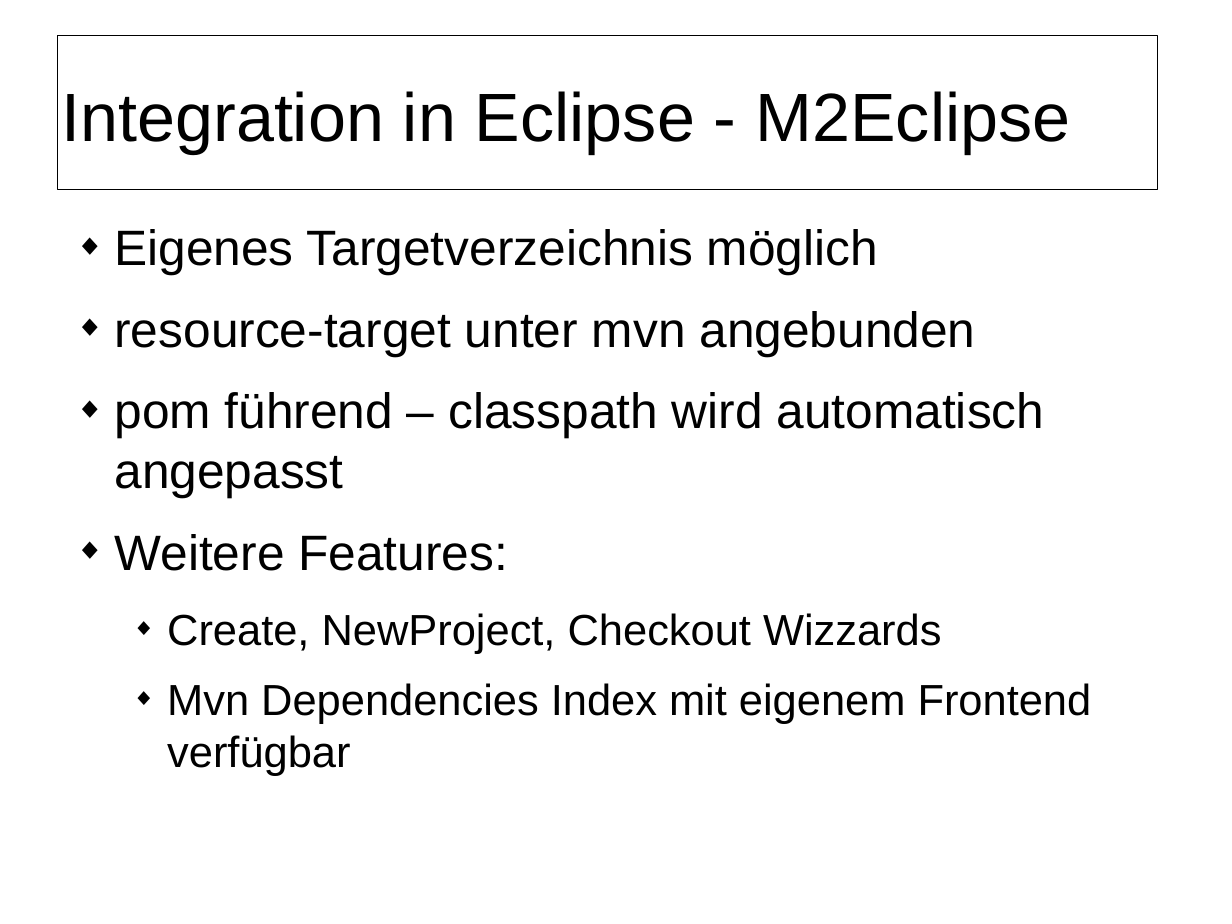
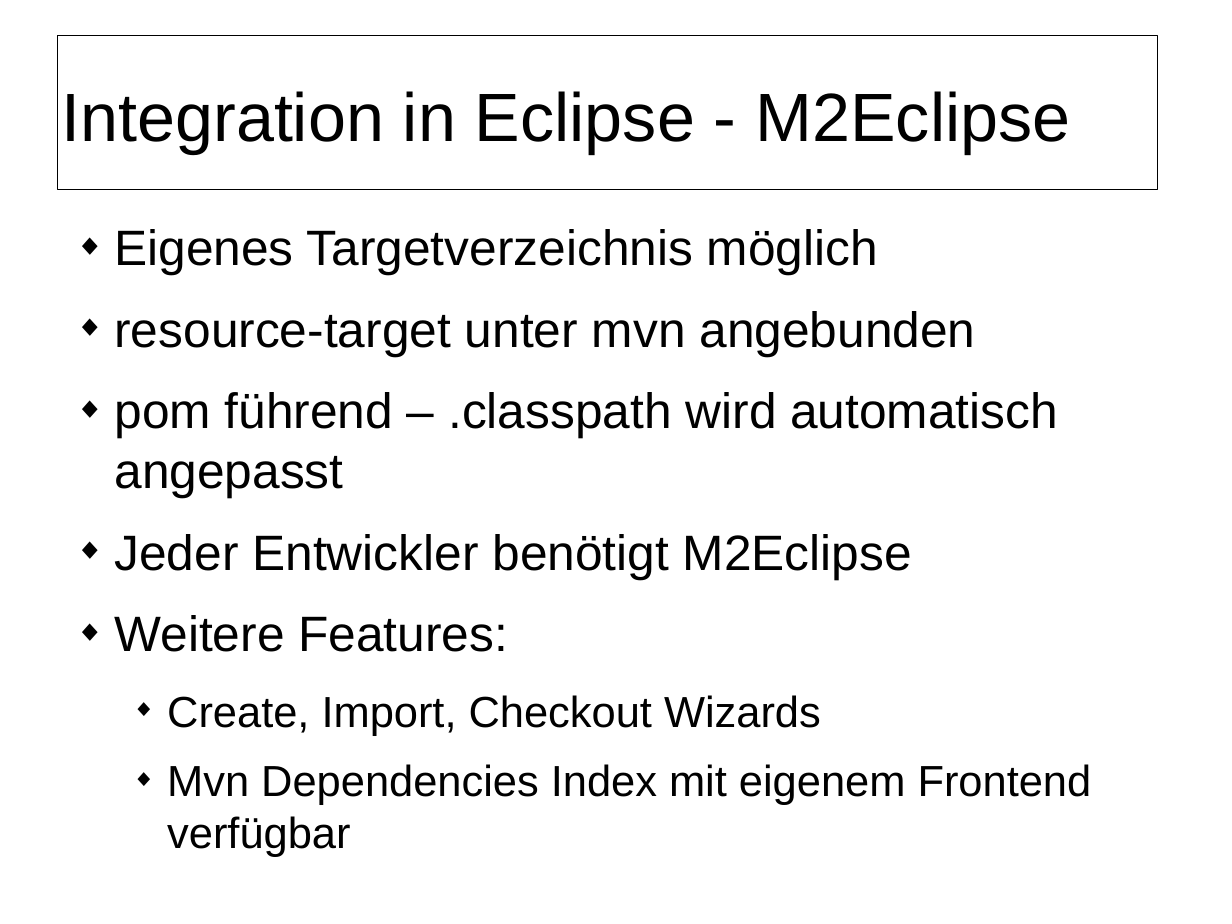
Before and after one commit to herrwieger/experttrainingbuildsystems, a slide deck: slide 18 of praesentationen/maven2.odp (slide 19 before the commit). Drawn at 1232x924 pixels with LibreOffice and Linux fonts; fonts in the diff are those of the drawing; background and template pictures are left out. Boxes give left, top, right and bottom in pixels: in the first picture for what was removed or moved away, otherwise in the second. Text is boxed around its words. In the diff, an @@ line names an element or a change of style, - is before the commit and + after.

```diff
--- a/praesentationen/maven2.odp
+++ b/praesentationen/maven2.odp
@@ text at [114,392,1058,579]: text changed @@
-◆ pom führend – classpath wird automatisch angepasst
+◆ pom führend – .classpath wird automatisch angepasst
+◆ Jeder Entwickler benötigt M2Eclipse
@@ text at [167,695,821,736]: text changed @@
-  ◆ Create, NewProject, Checkout Wizzards
+  ◆ Create, Import, Checkout Wizards
```
Also in this commit, not shown: 10 other slides changed, 1 slide added, 1 slide removed.
